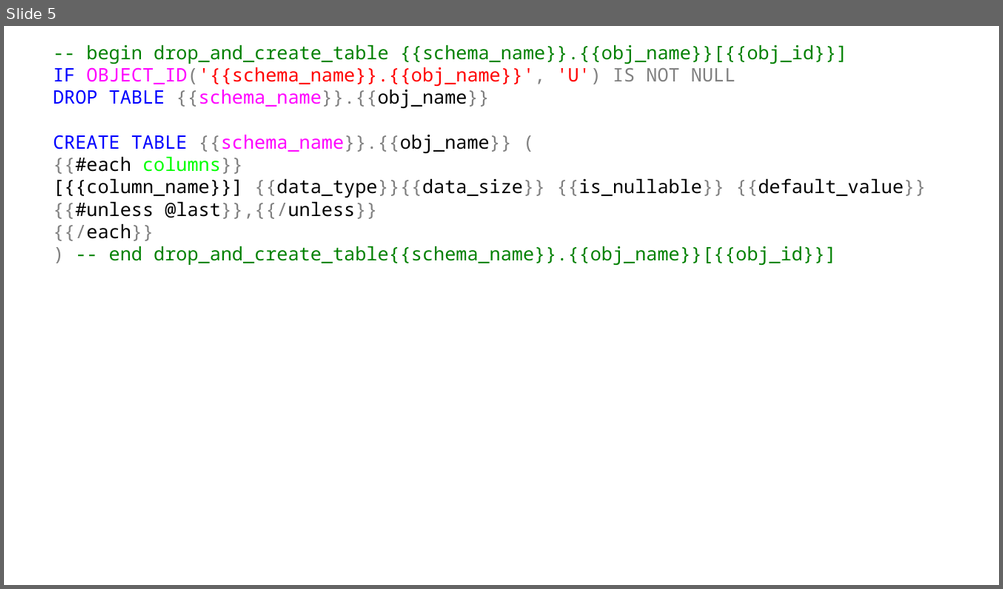
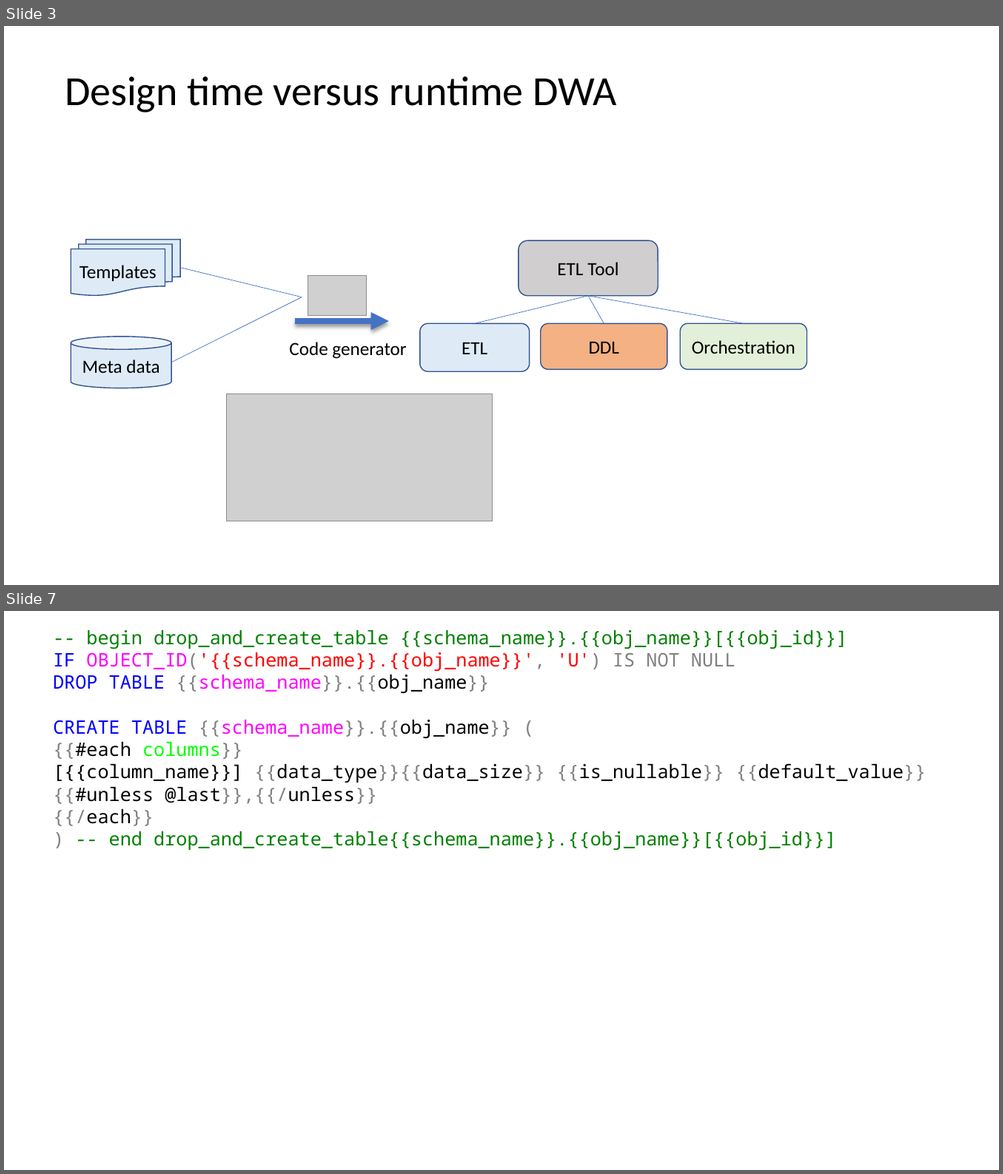
Before and after one commit to basvdberg/BETL, a slide deck: image/betl_architecture.pptx. Shown one above the other, each under a label of ours: slide 5 before the commit, slides 3 and 7 after it; the slides between them are not shown. The pictures are 1003x589 and 1003x1174 pixels, drawn with LibreOffice and Linux fonts; fonts in the diff are those of the drawing; grey boxes stand for pictures. Boxes give left, top, right and bottom in pixels: in the first picture for what was removed or moved away, otherwise in the second. Text is boxed around its words. In the diff, an @@ line names an element or a change of style, - is before the commit and + after.

```diff
--- a/image/betl_architecture.pptx
+++ b/image/betl_architecture.pptx
@@ slide 3 added at (x1=4, y1=26, x2=999, y2=585), background #FFFFFF @@
@@ text added at (x1=65, y1=76, x2=617, y2=113), 40 pt, text #000000 @@
+Design time versus runtime DWA
@@ flow chart multidocument added at (x1=71, y1=239, x2=181, y2=295), fill #DEEBF7, outline #325491 1 pt, 18 pt, text #000000 @@
+Templates
@@ rounded rectangle added at (x1=518, y1=241, x2=657, y2=296), fill #D0CECE, outline #325491 1 pt, 18 pt, text #000000 @@
+ETL Tool
@@ line added from (301, 298) to (180, 268), #4472C4 0.5 pt @@
@@ picture added at (x1=307, y1=276, x2=367, y2=316) @@
@@ line added from (171, 363) to (301, 298), #4472C4 0.5 pt @@
@@ line added from (588, 296) to (475, 323), #4472C4 0.5 pt @@
@@ line added from (588, 296) to (604, 323), #4472C4 0.5 pt @@
@@ line added from (588, 296) to (743, 323), #4472C4 0.5 pt @@
@@ arrow added from (295, 321) to (389, 321), #4472C4 5.75 pt @@
@@ rounded rectangle added at (x1=420, y1=323, x2=529, y2=372), fill #DEEBF7, outline #325491 1 pt, 18 pt, text #000000 @@
+ETL
@@ rounded rectangle added at (x1=540, y1=323, x2=667, y2=370), fill #F4B183, outline #325491 1 pt, 18 pt, text #000000 @@
+DDL
@@ rounded rectangle added at (x1=680, y1=323, x2=807, y2=370), fill #E2F0D9, outline #325491 1 pt, 18 pt, text #000000 @@
+Orchestration
@@ cylinder added at (x1=71, y1=337, x2=172, y2=389), fill #DEEBF7, outline #325491 1 pt, 18 pt, text #000000 @@
+Meta data
@@ text added at (x1=289, y1=342, x2=406, y2=359), 18 pt, text #000000 @@
+Code generator
@@ picture added at (x1=226, y1=394, x2=492, y2=521) @@
@@ what was slide 5 is now slide 7 @@
```
Also in this commit, not shown: 3 slides changed, 6 other slides added, 1 slide removed, 26 other files.
